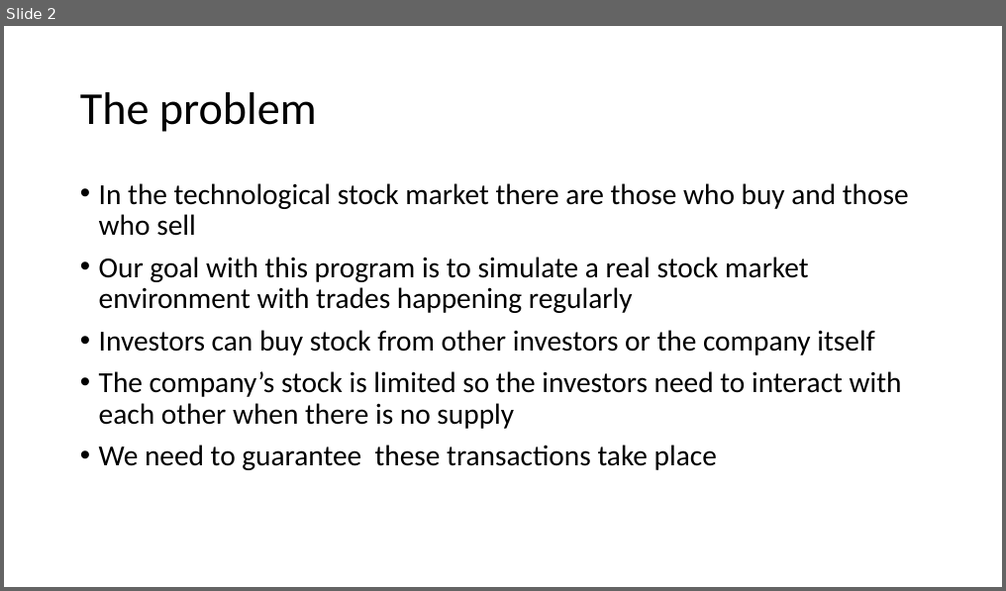
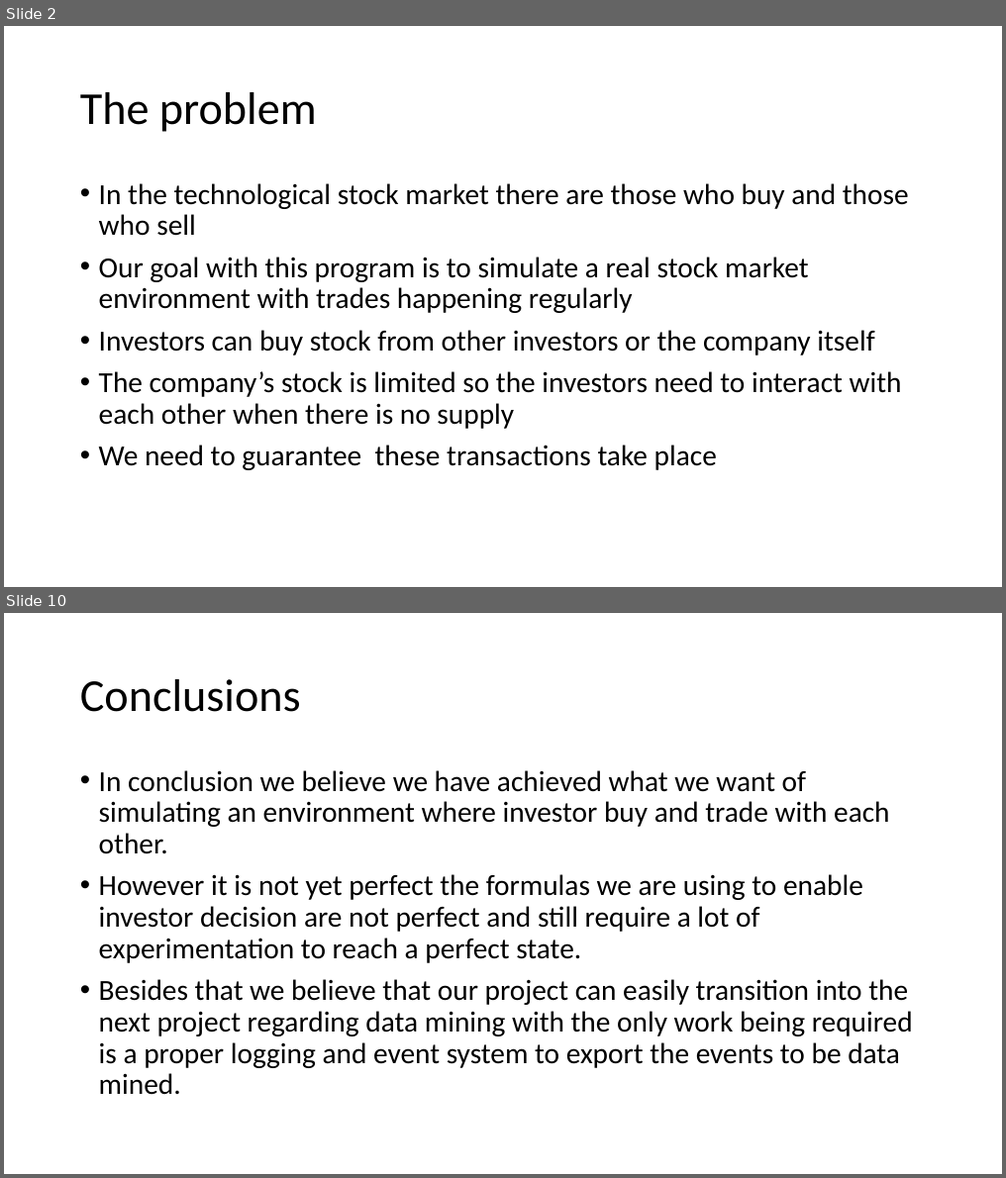
Before and after one commit to Antypurus/AIAD, a slide deck: docs/Presentation1.pptx. Shown one above the other, each under a label of ours: slide 2 before the commit, slides 2 and 10 after it; the slides between them are not shown. The pictures are 1006x591 and 1006x1178 pixels, drawn with LibreOffice and Linux fonts; fonts in the diff are those of the drawing. Boxes give left, top, right and bottom in pixels: in the first picture for what was removed or moved away, otherwise in the second. Text is boxed around its words. In the diff, an @@ line names an element or a change of style, - is before the commit and + after.

```diff
--- a/docs/Presentation1.pptx
+++ b/docs/Presentation1.pptx
@@ slide 10 added at bbox=[4, 613, 1002, 1174], background #FFFFFF @@
@@ title added at bbox=[80, 679, 301, 712], 44 pt, text #000000 @@
+Conclusions
@@ text added at bbox=[99, 770, 913, 1095], 28 pt, text #000000 @@
+• In conclusion we believe we have achieved what we want of simulating an environment where investor buy and trade with each other.
+• However it is not yet perfect the formulas we are using to enable investor decision are not perfect and still require a lot of experimentation to reach a perfect state.
+• Besides that we believe that our project can easily transition into the next project regarding data mining with the only work being required is a proper logging and event system to export the events to be data mined.
```
Also in this commit, not shown: 2 slides changed, 5 other slides added.
